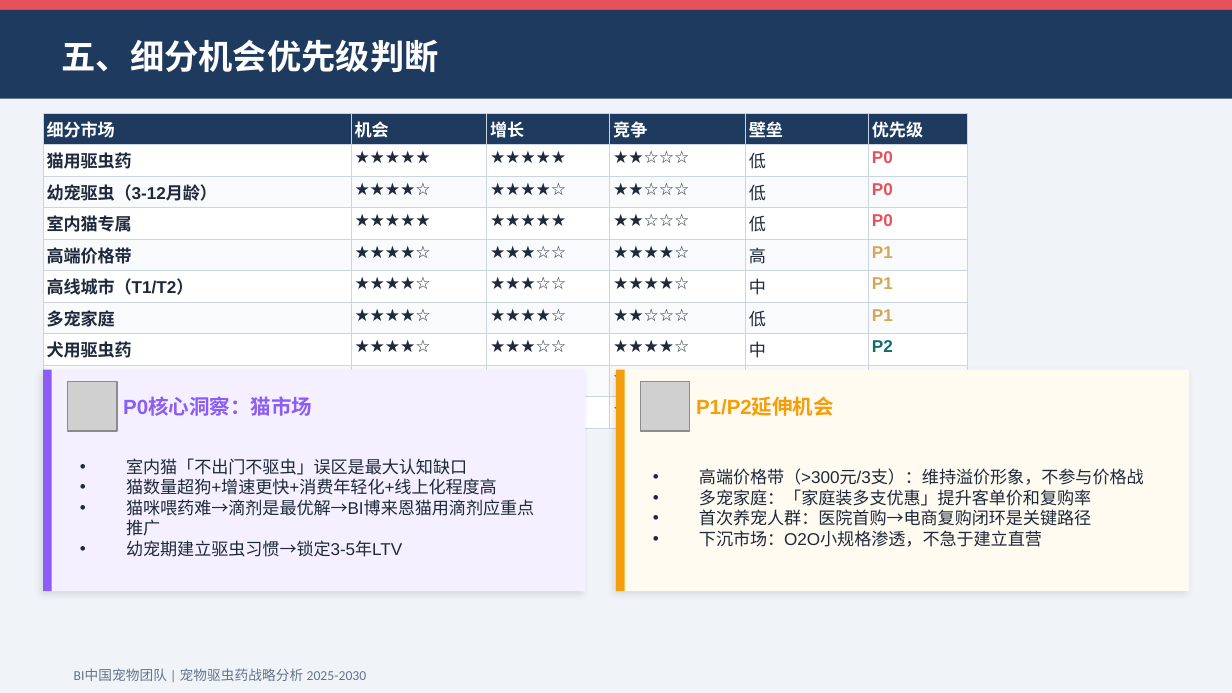
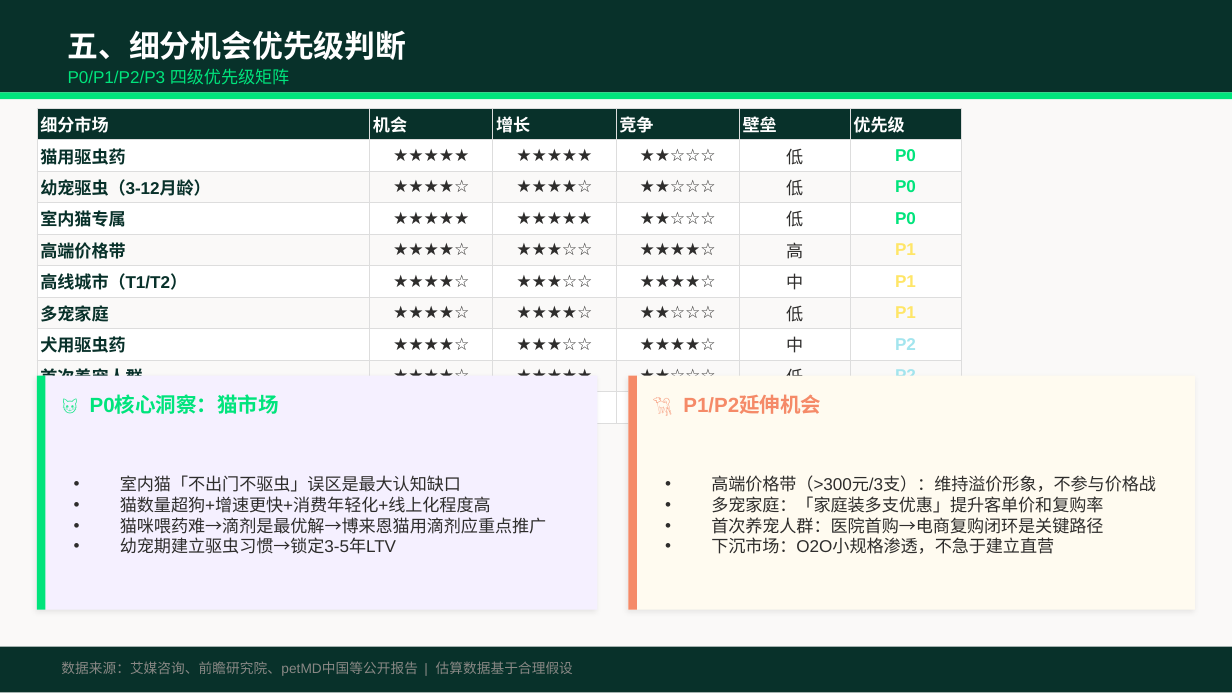
Before and after one commit to zhaoomi-zyw/openclaw-workspace-pet-macos, a slide deck: slide 6 of generate file/BI-Pet-Dewormer-Strategy-2025/中国宠物驱虫药市场战略分析2025-2030.pptx. Drawn at 1232x693 pixels with LibreOffice and Linux fonts; fonts in the diff are those of the drawing; grey boxes stand for pictures. Boxes give left, top, right and bottom in pixels: in the first picture for what was removed or moved away, otherwise in the second. Text is boxed around its words. In the diff, an @@ line names an element or a change of style, - is before the commit and + after.

Commit message:
Update: 中国宠物驱虫药市场战略分析2025-2030.pptx — 改用BI绿色风格（深青+亮绿主色调，参考BI-Pet-Market-Analysis-Full-2026.pptx风格）

```diff
--- a/generate file/BI-Pet-Dewormer-Strategy-2025/中国宠物驱虫药市场战略分析2025-2030.pptx
+++ b/generate file/BI-Pet-Dewormer-Strategy-2025/中国宠物驱虫药市场战略分析2025-2030.pptx
@@ background #F0F4F8 to #FAF9F8 @@
@@ rectangle: place and size @@
-rectangle at [0,0,1232,10]
+rectangle at [0,0,1232,92]
@@ rectangle at [0,0,1232,92]: fill #E8505B to #08312A @@
@@ text "五、细分机会优先级判断": place and size @@
-text "五、细分机会优先级判断" at [62,40,439,72]
+text "五、细分机会优先级判断" at [68,30,407,60]
@@ text "五、细分机会优先级判断" at [68,30,407,60]: size 20 to 18 pt @@
@@ text added at [68,68,289,85], 10 pt, text #00E47C @@
+P0/P1/P2/P3 四级优先级矩阵
@@ rectangle: place and size @@
-rectangle at [0,10,1232,99]
+rectangle at [0,92,1232,100]
@@ rectangle at [0,92,1232,100]: fill #1E3A5F to #00E47C @@
@@ table at [37,108,961,424] @@
@@ fill #1E3A5F to #08312A in row 1 @@
@@ fill #F8FAFC to #FAF9F8 in 24 cells @@
@@ text colour #1E293B to #08312A in "猫用驱虫药", "幼宠驱虫（3-12月龄）", "室内猫专属", "高端价格带" and 5 more places @@
@@ text colour #1E293B to #2E2D2C in "★★★★★", "★★★★★", "★★☆☆☆", "低" and 32 more places @@
@@ text colour #E8505B to #00E47C in "P0", "P0", "P0" @@
@@ text colour #D4A853 to #FFE667 in "P1", "P1", "P1" @@
@@ text colour #0D6E6E to #A3E5EE in "P2", "P2" @@
@@ text colour #64748B to #898885 in "P3" @@
@@ alignment left to centre @@
@@ borders changed @@
@@ table: place and size @@
-table at [43,113,967,429]
+table at [37,108,961,424]
@@ rectangle: place and size @@
-rectangle at [43,370,585,591]
+rectangle at [37,376,598,610]
@@ rectangle at [37,376,598,610]: shadow changed @@
@@ rectangle: place and size @@
-rectangle at [43,370,52,591]
+rectangle at [37,376,46,610]
@@ rectangle at [37,376,46,610]: fill #8B5CF6 to #00E47C @@
@@ picture removed at [68,382,117,431] @@
@@ rectangle at [628,376,1195,610]: shadow changed @@
@@ rectangle: place and size @@
-rectangle at [616,370,1189,591]
+rectangle at [628,376,1195,610]
@@ rectangle: place and size @@
-rectangle at [616,370,625,591]
+rectangle at [628,376,637,610]
@@ rectangle at [628,376,637,610]: fill #F59E0B to #F58A68 @@
@@ picture removed at [641,382,690,431] @@
@@ text at [115,394,279,414]: text changed; text colour #8B5CF6 to #00E47C @@
-P0核心洞察：猫市场
+🐱 P0核心洞察：猫市场
@@ text at [683,397,739,413]: text changed; text colour #F59E0B to #F58A68 @@
-P1/P2延伸机会
+🐕 P1/P2延伸机会
@@ text "高端价格带（>300元/3支）：维持溢价形象，不参与价格战": place and size @@
-text "高端价格带（>300元/3支）：维持溢价形象，不参与价格战" at [699,468,1144,547]
+text "高端价格带（>300元/3支）：维持溢价形象，不参与价格战" at [711,475,1156,554]
@@ text "高端价格带（>300元/3支）：维持溢价形象，不参与价格战" at [711,475,1156,554]: text colour #1E293B to #2E2D2C @@
@@ text at [120,475,491,554]: text colour #1E293B to #2E2D2C in "室内猫「不出门不驱虫」误区是最大认知缺口", "猫数量超狗+增速更快+消费年轻化+线上化程度高", "幼宠期建立驱虫习惯→锁定3-5年LTV" @@
@@ text at [120,517,546,534]: text changed; text colour #1E293B to #2E2D2C @@
-• 猫咪喂药难→滴剂是最优解→BI博来恩猫用滴剂应重点推广
+• 猫咪喂药难→滴剂是最优解→博来恩猫用滴剂应重点推广
@@ rectangle added at [0,647,1232,692], fill #08312A @@
@@ text added at [61,661,573,676], 8 pt, text #898885 @@
+数据来源：艾媒咨询、前瞻研究院、petMD中国等公开报告 | 估算数据基于合理假设
@@ text removed at [74,668,367,681] @@
-BI中国宠物团队 | 宠物驱虫药战略分析 2025-2030
```
Also in this commit, not shown: 10 other slides changed.
